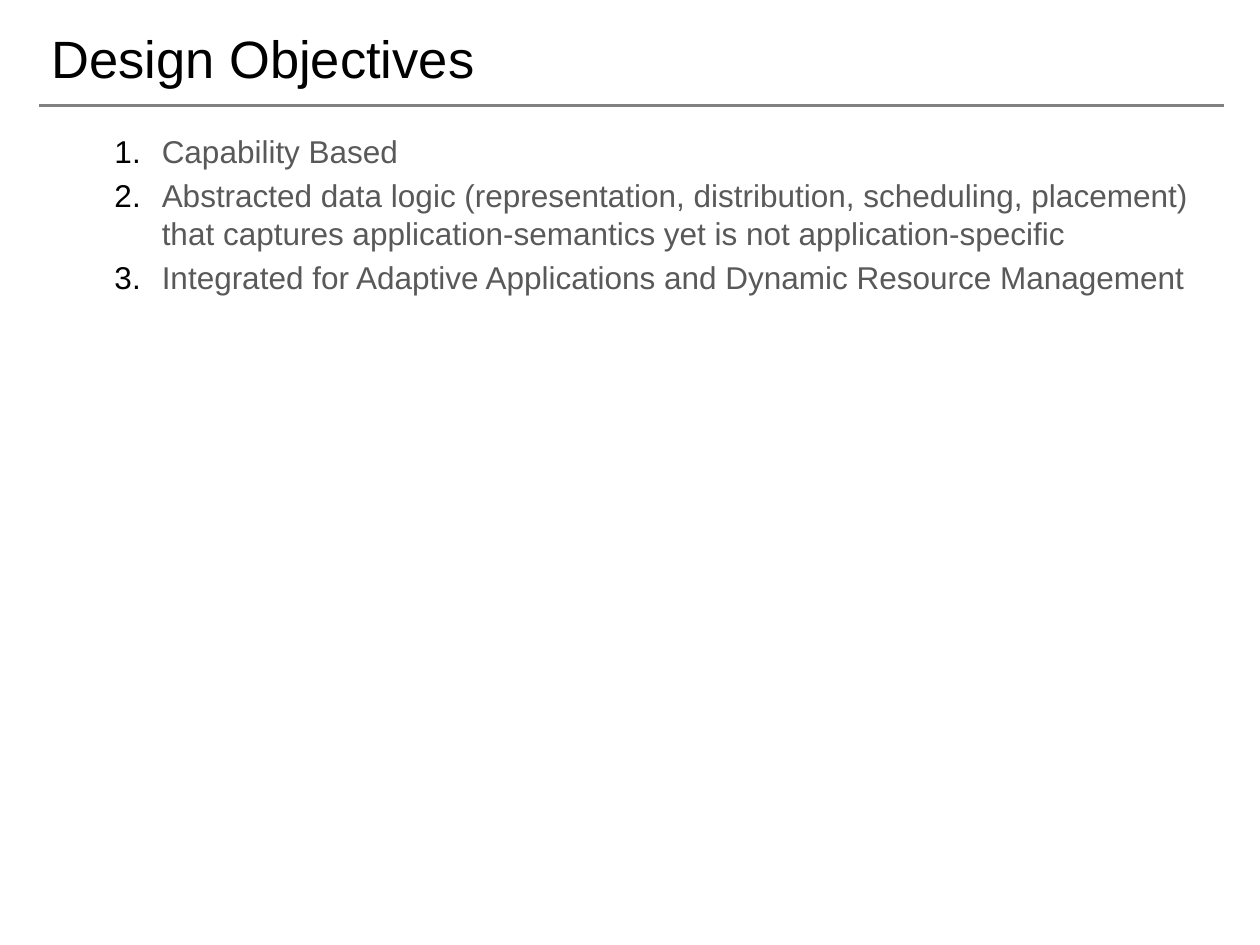
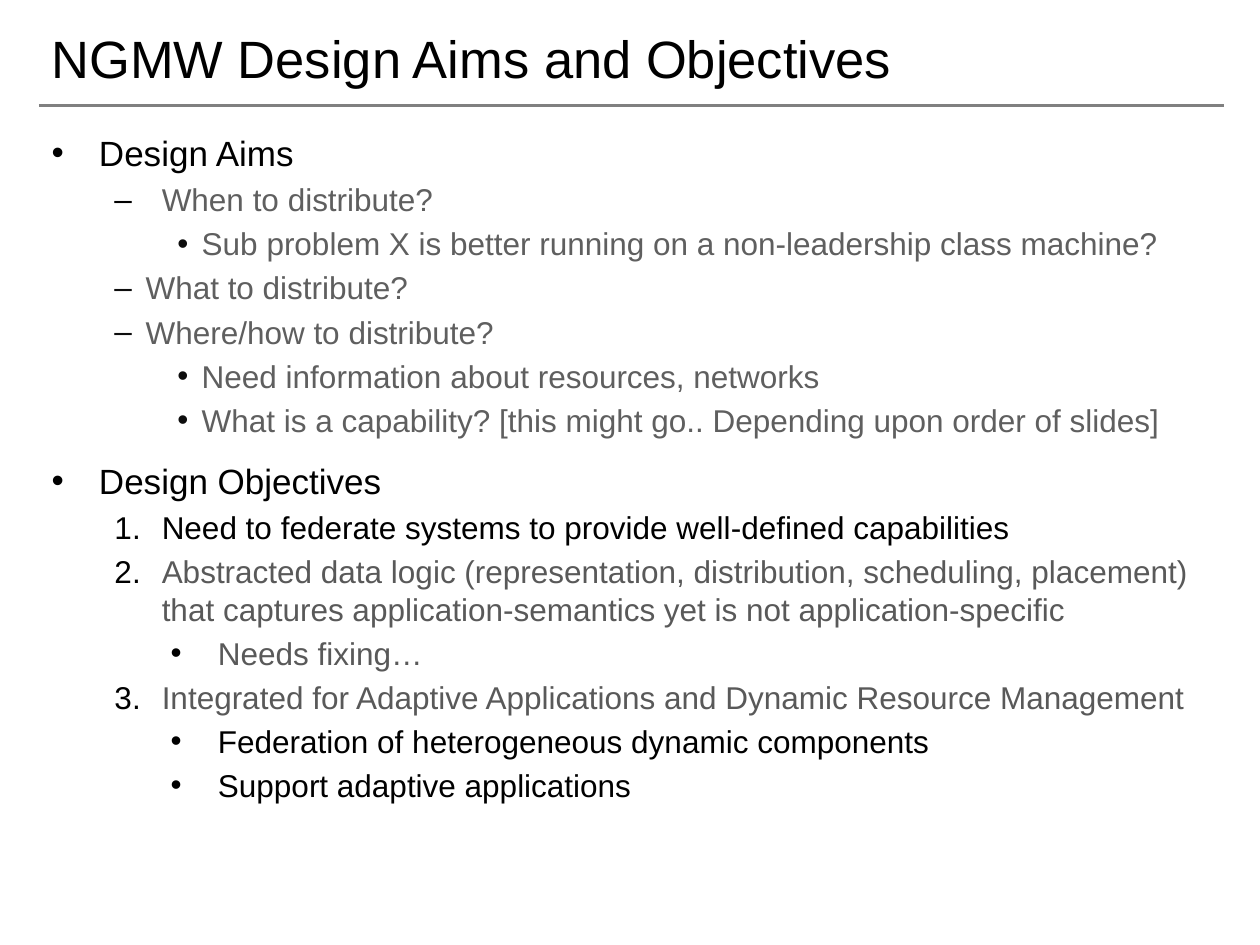
Before and after one commit to saga-project/NGMW, a slide deck: slide 7 of presentations/radical-modsim.pptx (slide 12 before the commit). Drawn at 1260x945 pixels with LibreOffice and Linux fonts; fonts in the diff are those of the drawing; background and template pictures are left out. Boxes give left, top, right and bottom in pixels: in the first picture for what was removed or moved away, otherwise in the second. Text is boxed around its words. In the diff, an @@ line names an element or a change of style, - is before the commit and + after.

```diff
--- a/presentations/radical-modsim.pptx
+++ b/presentations/radical-modsim.pptx
@@ title at (x1=51, y1=40, x2=891, y2=89): text changed @@
-Design Objectives
+NGMW Design Aims and Objectives
@@ text at (x1=99, y1=140, x2=1159, y2=545): text changed; text colour #595959 to #5F5F5F @@
-  1. Capability Based
+• Design Aims
+  – When to distribute?
+    • Sub problem X is better running on a non-leadership class machine?
+  – What to distribute?
+  – Where/how to distribute?
+    • Need information about resources, networks
+    • What is a capability? [this might go.. Depending upon order of slides]
+• Design Objectives
+  1. Need to federate systems to provide well-defined capabilities
@@ text at (x1=218, y1=642, x2=423, y2=671): paragraph added @@
+    • Needs fixing…
@@ text at (x1=218, y1=730, x2=929, y2=803): paragraphs added @@
+    • Federation of heterogeneous dynamic components
+    • Support adaptive applications
```
Also in this commit, not shown: 10 other slides changed, 2 slides removed.
